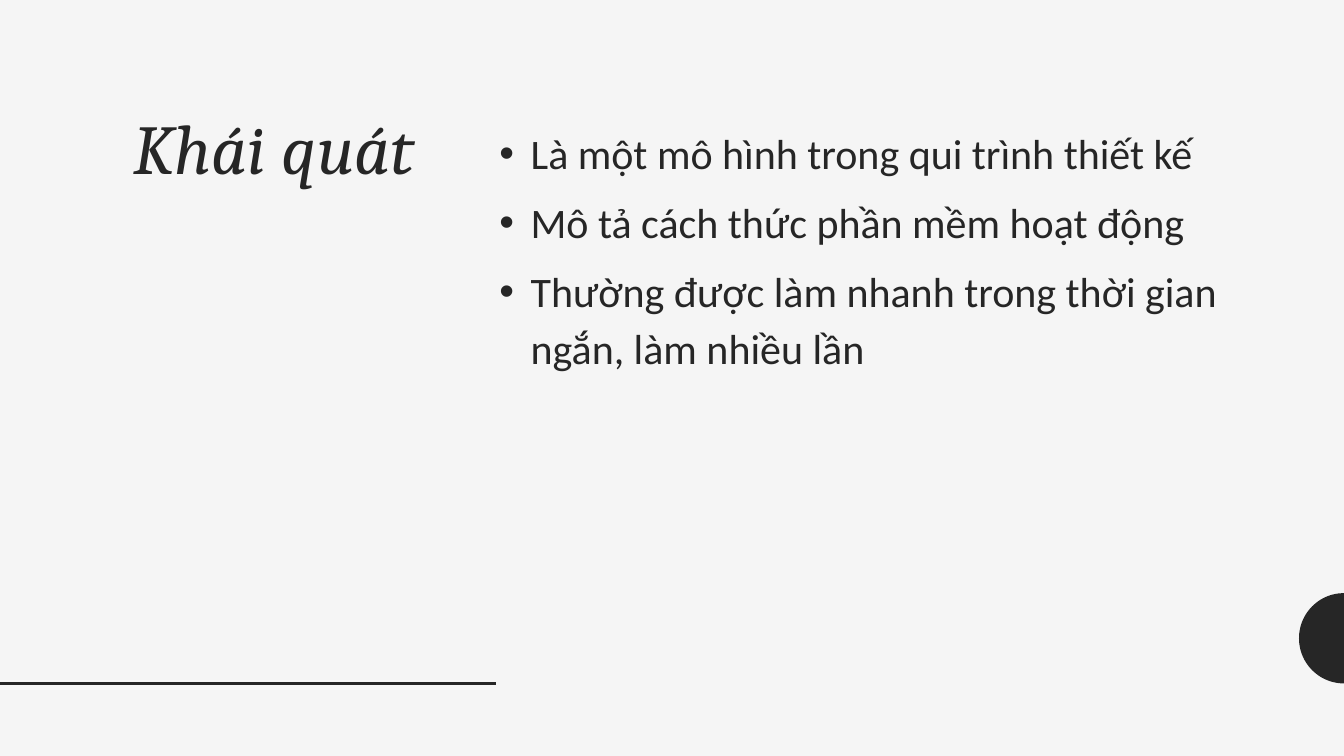
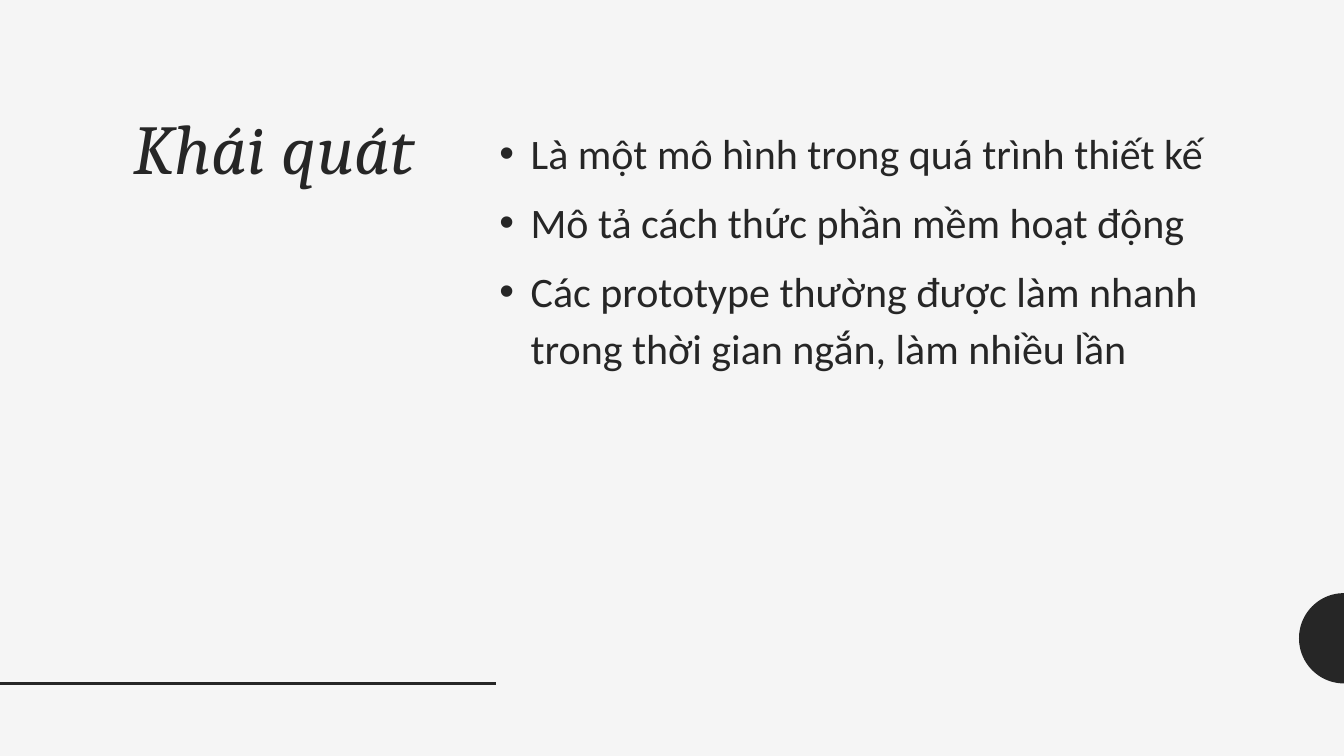
Before and after one commit to levanpa/Savings-book, a slide deck: slide 4 of Other/Prototype/Prototype Model pp.pptx. Drawn at 1344x756 pixels with LibreOffice and Linux fonts; fonts in the diff are those of the drawing. Boxes give left, top, right and bottom in pixels: in the first picture for what was removed or moved away, otherwise in the second. Text is boxed around its words. In the diff, an @@ line names an element or a change of style, - is before the commit and + after.

Commit message:
cập nhật file báo cáo
thiết kế giao diện XONG

```diff
--- a/Other/Prototype/Prototype Model pp.pptx
+++ b/Other/Prototype/Prototype Model pp.pptx
@@ text at (531, 137, 1203, 177): text changed @@
-• Là một mô hình trong qui trình thiết kế
+• Là một mô hình trong quá trình thiết kế
@@ text at (531, 278, 1197, 372): text changed @@
-• Thường được làm nhanh trong thời gian ngắn, làm nhiều lần
+• Các prototype thường được làm nhanh trong thời gian ngắn, làm nhiều lần
```
Also in this commit, not shown: 1 other slide changed, 2 other files.
